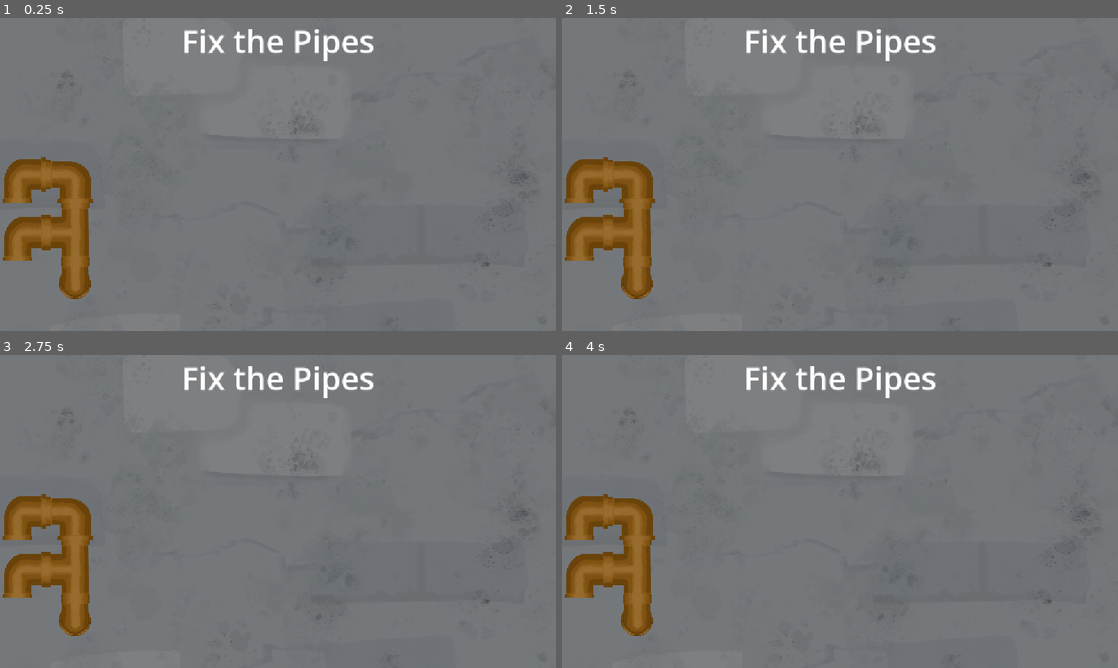
Above: before the commit, frames 1-4 (two rows, left to right).
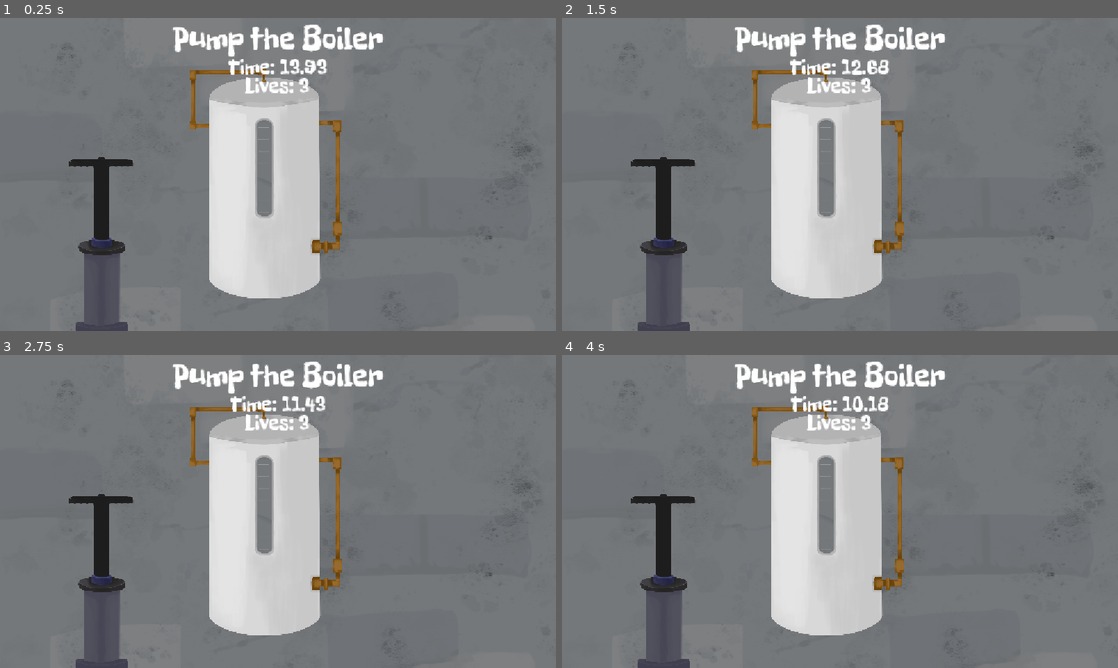
Above: after the commit, the same moments.

Repository: bldng1337/splash
Game: Godot game, scene res://main.tscn
The game is run twice, just before and just after one commit, with the same random seed, the same clock (stepped at 60 frames per second) and the same inputs. Video files are missing from this copy of the repository; at most half a second of black plays in their place.
Inputs (mouse positions are in pixels of both pictures, inside the frame that each line leads up to):
- Up to frame 1 (0.25 s): no input
- Up to frame 2 (1.5 s): move the mouse to (962, 158) at 0.52 s; click (962, 158) at 0.67 s; move the mouse to (728, 190) at 1.27 s; click (728, 190) at 1.42 s
- Up to frame 3 (2.75 s): move the mouse to (333, 442) at 2.02 s; click (333, 442) at 2.17 s
- Up to frame 4 (4 s): move the mouse to (812, 574) at 2.77 s; click (812, 574) at 2.92 s; move the mouse to (1006, 558) at 3.52 s; click (1006, 558) at 3.67 s

The runs differ from the first frame. In frame 1, 23% of the frame differs, in the area x 0-96%, y 2-100%; in frame 2, 23%; in frame 3, 23%; in frame 4, 23%.

Commit message:
Implemented new game and added difficulty.

Diff:
--- /dev/null
+++ b/content/W1/L1/background.gdshader
@@ -0,0 +1,39 @@
+shader_type canvas_item;
+
+// Background shader that supports tiling (repeating) and offsetting the texture.
+// Usage:
+// - Set `tiling` to repeat the texture in X/Y (e.g. vec2(2.0, 2.0) doubles the tiles).
+// - Set `offset` to shift the repeated texture (values are in UV space).
+// - If your texture import wrap mode is not "Repeat", enable `use_fract` to force repetition in the shader.
+//
+// Note: It's usually best to enable "Repeat" on the texture import for better filtering,
+// but `use_fract` provides a fallback.
+
+uniform float tiling = 1.0;
+uniform vec2 offset = vec2(0.0, 0.0);
+
+// Center around which tiling scales (0..1). Default is (0.5, 0.5) -> center of UVs.
+uniform vec2 center = vec2(0.5, 0.5);
+
+// If true, the shader wraps UVs using fract(), which forces repetition even if the texture
+// import wrap mode isn't set to REPEAT. If your texture uses REPEAT, set this false.
+uniform bool use_fract = true;
+
+void vertex() {
+	// No per-vertex modification needed for this simple tiling shader,
+	// but the function must exist if you want to extend it later.
+}
+
+void fragment() {
+	// Compute UVs with tiling around the chosen center and apply offset.
+	vec2 uv = (UV - center) * vec2(tiling,tiling) + center + offset;
+
+	// Optionally force repeat by taking the fractional part of the UVs.
+	if (use_fract) {
+		uv = fract(uv);
+	}
+
+	// Sample the texture and multiply by the canvas item color (modulate).
+	vec4 tex = texture(TEXTURE, uv);
+	COLOR = tex;
+}
--- a/content/W1/L1/main.tscn
+++ b/content/W1/L1/main.tscn
@@ -1,9 +1,11 @@
-[gd_scene load_steps=4 format=3 uid="uid://barlqjvmtnq36"]
+[gd_scene load_steps=5 format=3 uid="uid://barlqjvmtnq36"]
 
 [ext_resource type="Script" uid="uid://db41wcs2dlcr8" path="res://content/W1/L1/scripts/gamecontroller.gd" id="1_gamecontroller"]
 [ext_resource type="Texture2D" uid="uid://b7h8528pced0" path="res://assets/W1L1/pipe_background.png" id="3_4o8gt"]
+[ext_resource type="FontFile" uid="uid://cegmqqby57le4" path="res://assets/FreckleFace-Regular.ttf" id="3_tkkod"]
 
 [sub_resource type="LabelSettings" id="LabelSettings_6j340"]
+font = ExtResource("3_tkkod")
 font_size = 66
 
 [node name="Main" type="Node2D"]
@@ -22,7 +24,7 @@
 offset_left = 2.0
 offset_top = 2.0
 offset_right = 1150.0
-offset_bottom = 93.0
+offset_bottom = 84.0
 text = "Fix the Pipes"
 label_settings = SubResource("LabelSettings_6j340")
 horizontal_alignment = 1
--- a/content/W1/L1/scripts/gamecontroller.gd
+++ b/content/W1/L1/scripts/gamecontroller.gd
@@ -43,17 +43,17 @@
 		for j in range(grid_size.y):
 			cells[i].append(false)
 
-	var pos_stack: Array[Vector2i] = [Vector2i(0, grid_size.y / 2)]#randi() %
+	var pos_stack: Array[Vector2i] = [Vector2i(grid_size.x/2, grid_size.y / 2)]#randi() %
 	var dir_stack: Array[Vector2i] = [Vector2i(1, 0)]
 
-	var steps=0
-	while pos_stack.size() > 0:
-		steps+=1
-		if steps>20:
+
+	for steps in range(manager.get_difficulty()*15+5):
+		if pos_stack.size() < 0:
 			break
 		var cell = pos_stack.pop_back()
 		var dir = dir_stack.pop_back()
-
+		if cell == null:
+			break
 		# Check bounds
 		if cell.x < 0 or cell.x >= grid_size.x or cell.y < 0 or cell.y >= grid_size.y:
 			continue
@@ -90,7 +90,9 @@
 		# Chance to branch
 		if randf() < branch_chance:
 			var second = random_dir()
-			while second == first:
+			for _i in range(100):
+				if second != first:
+					break
 				second = random_dir()
 			pos_stack.append(cell + second)
 			dir_stack.append(second)
@@ -116,7 +118,9 @@
 
 		# Randomize rotation with a chance
 		if randf() < correct_rotation_chance:
-			while rotation in correct_rotation:
+			for _i in range(100):
+				if rotation not in correct_rotation:
+					break
 				rotation = randi() % 4
 
 		var pipe_sprite = Sprite2D.new()
@@ -132,11 +136,17 @@
 		pipe_sprites.append(pipe_sprite)
 
 	var wrong_pipe_idx= randi()%pipes.size()
-	while pipe_types[wrong_pipe_idx]=="cross":
+	for _i in range(100):
+		if pipe_types[wrong_pipe_idx]!="cross":
+			break
 		wrong_pipe_idx= randi()%pipes.size()
+
 	# Ensure at least one pipe is incorrect
-	while pipe_rotations[wrong_pipe_idx] in correct_pipe_rotations[wrong_pipe_idx]:
+	for _i in range(100):
+		if pipe_rotations[wrong_pipe_idx] not in correct_pipe_rotations[wrong_pipe_idx]:
+			break
 		pipe_rotations[wrong_pipe_idx] = (pipe_rotations[wrong_pipe_idx] + 1) % 4
+		pipe_sprites[wrong_pipe_idx].rotation_degrees = pipe_rotations[wrong_pipe_idx] * 90
 
 
 func choose_pipe_type(needed_dirs: Array[Vector2i]) -> String:
@@ -150,7 +160,6 @@
 			return "straight"
 		else:
 			return "corner"
-
 	if needed_dirs.size() == 3:
 		return "triple"
 
--- /dev/null
+++ b/content/W1/L2/game.gd
@@ -0,0 +1,123 @@
+extends Node2D
+
+const dirty_textures= [
+	preload("res://assets/W1L2/glass1_dirty.png"),
+	preload("res://assets/W1L2/glass2_dirty.png"),
+	preload("res://assets/W1L2/glass3_dirty.png"),
+	preload("res://assets/W1L2/glass4_dirty.png"),
+]
+
+const clean_textures= [
+	preload("res://assets/W1L2/glass1_clean.png"),
+	preload("res://assets/W1L2/glass2_clean.png"),
+	preload("res://assets/W1L2/glass3_clean.png"),
+	preload("res://assets/W1L2/glass4_clean.png"),
+]
+
+@export var click_label: Label
+const hider_texture: Texture2D = preload("res://assets/temp.png")
+
+var num_glasses:int=5
+var glasses:Array= []
+const glass_height: int = 1200
+
+class Glass:
+	var node: Sprite2D
+	var hider: Node2D#The thing that hides the glass
+	var hidden: bool = false
+	var is_clean: bool = false
+	var want_pos: Vector2
+
+	func init():
+		node = Sprite2D.new()
+		node.scale = Vector2(0.1, 0.1)
+		is_clean = randi() % 2 == 0
+		if is_clean:
+			node.texture = clean_textures[randi() % clean_textures.size()]
+		else:
+			node.texture = dirty_textures[randi() % dirty_textures.size()]
+		hider = Sprite2D.new()
+		hider.texture = hider_texture
+		hider.position = Vector2(0, -glass_height)
+		hider.scale = Vector2(2, 6)
+		node.add_child(hider)
+		want_pos = node.position
+
+	func hide() -> void:
+		hidden = true
+
+	func reveal() -> void:
+		hidden = false
+
+	func update(delta:float) -> void:
+		hider.position.y = lerp(hider.position.y, float(0 if hidden else -glass_height), delta*5)
+		node.position = lerp(node.position, want_pos, delta*3)
+
+var start=false
+var is_ready=false
+
+func _ready() -> void:
+	num_glasses=3+int(manager.get_difficulty()*2)
+	spawn_glasses()
+
+func spawn_glasses() -> void:
+	var center = get_viewport().get_visible_rect().size/2
+	center.y += 50
+	for i in range(num_glasses):
+		var glass = Glass.new()
+		glass.init()
+		if glass.is_clean:
+			manager.register_objective()
+		var spacing = 100
+		var total_width = (num_glasses - 1) * spacing
+		var x = center.x - total_width / 2.0 + i * spacing
+		var y = center.y
+		glass.node.position = Vector2(x, y)
+		glass.want_pos= glass.node.position
+		add_child(glass.node)
+		glasses.append(glass)
+
+func _input(event: InputEvent) -> void:
+	if event is InputEventMouseButton and event.pressed:
+		if not start:
+			start=true
+			click_label.hide()
+			swap()
+		if is_ready:
+			var mouse_pos = get_global_mouse_position()
+			for glass in glasses:
+				if glass.node.global_position.distance_to(mouse_pos) < 50:
+					glass.reveal()
+					if glass.is_clean:
+						await get_tree().create_timer(0.5).timeout
+						manager.finish_objective()
+					else:
+						await get_tree().create_timer(1).timeout
+						manager.fail()
+
+func _process(delta: float) -> void:
+	for glass in glasses:
+		glass.update(delta)
+
+
+func swap():
+	var duration=manager.get_game_duration()
+	var swap_time=duration*0.65
+	var swaps=int(manager.get_difficulty()*2+1)
+	var interval=swap_time/(swaps+1)
+	for glass in glasses:
+		glass.hide()
+	for i in range(swaps):
+		await get_tree().create_timer(interval).timeout
+		var a=int(randi()%num_glasses)
+		var b=int(randi()%num_glasses)
+		for _i in range(100):
+			if a!=b:
+				break
+			b=int(randi()%num_glasses)
+		var temp=glasses[a].want_pos
+		glasses[a].want_pos=glasses[b].want_pos
+		glasses[b].want_pos=temp
+	is_ready=true
+	click_label.text="Click the CLEAN glasses!"
+	click_label.show()
--- /dev/null
+++ b/content/W1/L2/main.tscn
@@ -0,0 +1,30 @@
+[gd_scene load_steps=4 format=3 uid="uid://beu7isw2h55un"]
+
+[ext_resource type="Script" uid="uid://vp7rpyqljlxr" path="res://content/W1/L2/game.gd" id="1_2pymu"]
+[ext_resource type="FontFile" uid="uid://cegmqqby57le4" path="res://assets/FreckleFace-Regular.ttf" id="1_uhy1x"]
+
+[sub_resource type="LabelSettings" id="LabelSettings_2pymu"]
+font = ExtResource("1_uhy1x")
+font_size = 66
+
+[node name="Main" type="Node2D" node_paths=PackedStringArray("click_label")]
+script = ExtResource("1_2pymu")
+click_label = NodePath("Label2")
+
+[node name="Label" type="Label" parent="."]
+offset_left = 2.0
+offset_top = 2.0
+offset_right = 1150.0
+offset_bottom = 84.0
+text = "Find the clean Water"
+label_settings = SubResource("LabelSettings_2pymu")
+horizontal_alignment = 1
+
+[node name="Label2" type="Label" parent="."]
+offset_left = 2.0
+offset_top = 519.0
+offset_right = 1150.0
+offset_bottom = 601.0
+text = "Click to start"
+label_settings = SubResource("LabelSettings_2pymu")
+horizontal_alignment = 1
--- a/content/W1/tapoff/main.tscn
+++ /dev/null
@@ -1,13 +0,0 @@
-[gd_scene load_steps=3 format=3 uid="uid://bs3wkospr02"]
-
-[ext_resource type="Script" uid="uid://b65x2v6ku7v3u" path="res://content/W1/tapoff/spawner.gd" id="1_apx26"]
-[ext_resource type="PackedScene" uid="uid://dvll3dokxnegg" path="res://content/W1/tapoff/sinks/Sink1.tscn" id="2_7tpxr"]
-
-[node name="Main" type="Node2D"]
-
-[node name="Node2D" type="Node2D" parent="."]
-position = Vector2(570, 338)
-script = ExtResource("1_apx26")
-entity = ExtResource("2_7tpxr")
-amount = 4
-range = 200.0
--- a/content/W1/tapoff/sinks/Sink1.tscn
+++ /dev/null
@@ -1,24 +0,0 @@
-[gd_scene load_steps=3 format=3 uid="uid://dvll3dokxnegg"]
-
-[ext_resource type="Script" uid="uid://d4l4srmikv2s6" path="res://content/W1/tapoff/tapme.gd" id="1_7xuc6"]
-
-[sub_resource type="PlaceholderTexture2D" id="PlaceholderTexture2D_0hojn"]
-size = Vector2(40, 40)
-
-[node name="Sink1" type="Node2D" node_paths=PackedStringArray("button")]
-scale = Vector2(1.6, 1.6)
-script = ExtResource("1_7xuc6")
-button = NodePath("Button")
-
-[node name="Sprite2D" type="Sprite2D" parent="."]
-texture_filter = 1
-texture_repeat = 2
-position = Vector2(20, 20)
-texture = SubResource("PlaceholderTexture2D_0hojn")
-offset = Vector2(0.1, 0)
-
-[node name="Button" type="Button" parent="."]
-modulate = Color(1, 1, 1, 0)
-offset_right = 40.39
-offset_bottom = 39.945
-metadata/_edit_use_anchors_ = true
--- a/content/W1/tapoff/spawner.gd
+++ /dev/null
@@ -1,12 +0,0 @@
-extends Node2D
-
-@export var entity: PackedScene
-@export var amount: int = 1
-@export var range: float = 100
-
-
-func _ready():
-	for i in range(amount):
-		var e = entity.instantiate()
-		e.position = Vector2(randf_range(-range, range), randf_range(-range, range))
-		add_child(e)
--- a/content/W1/tapoff/tapme.gd
+++ /dev/null
@@ -1,12 +0,0 @@
-extends Node2D
-
-@export var button:Button
-
-func _ready() -> void:
-	manager.register_objective()
-	button.connect("pressed", tap)
-
-
-func tap():
-	manager.finish_objective()
-	queue_free()
--- a/content/W2/L2/main.tscn
+++ b/content/W2/L2/main.tscn
@@ -6,6 +6,7 @@
 [ext_resource type="PackedScene" uid="uid://cvp8eelgc26ia" path="res://content/W2/L2/prefabs/drop.tscn" id="4_8tkju"]
 [ext_resource type="Script" uid="uid://c3jt1q5g8oh6p" path="res://content/W2/L2/scripts/kill.gd" id="5_do7f5"]
 [ext_resource type="VideoStream" uid="uid://qd17vfaml5v3" path="res://assets/W2L2/output.ogv" id="6_5vyv2"]
+[ext_resource type="FontFile" uid="uid://cegmqqby57le4" path="res://assets/FreckleFace-Regular.ttf" id="7_hwnfg"]
 
 [sub_resource type="RectangleShape2D" id="RectangleShape2D_5ak0m"]
 size = Vector2(130, 130)
@@ -16,6 +17,7 @@
 [sub_resource type="WorldBoundaryShape2D" id="WorldBoundaryShape2D_5vyv2"]
 
 [sub_resource type="LabelSettings" id="LabelSettings_do7f5"]
+font = ExtResource("7_hwnfg")
 font_size = 66
 
 [node name="Main" type="Node2D"]
@@ -38,7 +40,7 @@
 loop = true
 
 [node name="Bucket" parent="." node_paths=PackedStringArray("collection") instance=ExtResource("2_5ak0m")]
-position = Vector2(840, 567)
+position = Vector2(645, 567)
 shape = SubResource("RectangleShape2D_5ak0m")
 collection = NodePath("../collection")
 
@@ -48,7 +50,6 @@
 shape = SubResource("RectangleShape2D_qhgh2")
 spawn = ExtResource("4_8tkju")
 spawn_amount = 4
-delay = 1.2
 
 [node name="killzone" type="Node2D" parent="." node_paths=PackedStringArray("collection")]
 position = Vector2(564, 737)
--- a/content/W2/L2/scripts/drop.gd
+++ b/content/W2/L2/scripts/drop.gd
@@ -15,5 +15,5 @@
 
 
 func _process(delta: float) -> void:
-	speed+=delta*600
+	speed+=(delta*600)*(manager.get_difficulty()+0.5)
 	global_position+=Vector2(0,speed*delta)
--- a/content/W2/L2/scripts/spawner.gd
+++ b/content/W2/L2/scripts/spawner.gd
@@ -18,20 +18,21 @@
 
 @export var spawn:PackedScene
 @export var spawn_amount:int = 1
-@export var delay:float = 0.0
-
+var delay=0.0
 var spawn_timer:float = 0.0
 var numspawned:int =0
+var _spawn_amount:float=0.0
 
 func _ready() -> void:
 	if Engine.is_editor_hint():
 		return
-	print("Spawning %s" % spawn_amount)
-	for i in range(spawn_amount):
+	_spawn_amount=spawn_amount*(manager.get_difficulty()+0.5)
+	delay=(manager.get_game_duration()-2)/_spawn_amount
+	for i in range(_spawn_amount):
 		manager.register_objective()
 
 func _process(delta:float) -> void:
-	if numspawned>=spawn_amount:
+	if numspawned>=_spawn_amount:
 		return
 	spawn_timer += delta
 	if spawn_timer < delay:
--- a/content/W2/river/main.tscn
+++ b/content/W2/river/main.tscn
@@ -7,6 +7,7 @@
 [ext_resource type="VideoStream" uid="uid://cdn6x016xddbx" path="res://assets/W2LVL1/output.ogv" id="4_m1ywy"]
 [ext_resource type="Script" uid="uid://bdqhaxdwqeonn" path="res://content/W2/river/picker.gd" id="5_0v4l1"]
 [ext_resource type="PackedScene" uid="uid://c48155l6qstq6" path="res://content/W2/river/trash_effect.tscn" id="7_s3yqy"]
+[ext_resource type="FontFile" uid="uid://cegmqqby57le4" path="res://assets/FreckleFace-Regular.ttf" id="8_h8j73"]
 
 [sub_resource type="Curve2D" id="Curve2D_k0oon"]
 bake_interval = 512.0
@@ -16,6 +17,7 @@
 point_count = 5
 
 [sub_resource type="LabelSettings" id="LabelSettings_0v4l1"]
+font = ExtResource("8_h8j73")
 font_size = 66
 
 [node name="Main" type="Node2D"]
--- a/content/W2/river/spawner.gd
+++ b/content/W2/river/spawner.gd
@@ -8,11 +8,11 @@
 
 var _timer: float = 0.0
 var _spawned: int = 0
-
+var _spawn_amount: int = 0
 func _ready():
 	# amount=floor(amount+randf_range(0,1))
-	print("Spawning %s" % amount)
-	for i in range(amount):
+	_spawn_amount=int(amount*(manager.get_difficulty()+0.5))
+	for i in range(_spawn_amount):
 		manager.register_objective()
 
 func _process(delta):
@@ -20,7 +20,7 @@
 	if _timer > delay:
 		_timer = 0.0
 		_spawned += 1
-		if _spawned <= amount:
+		if _spawned <= _spawn_amount:
 			var e: Node2D = entity.instantiate()
 			e.position = Vector2(randf_range(-spawn_range, spawn_range), randf_range(-spawn_range, spawn_range))
 			e.path=path
--- a/content/W2/river/trash.gd
+++ b/content/W2/river/trash.gd
@@ -17,6 +17,7 @@
 	_offset = path.curve.get_closest_offset(local_pos)
 	_relpos = path.curve.get_closest_point(local_pos)-local_pos
 	_len=path.curve.get_baked_length()
+	speed=speed*(0.5+manager.get_difficulty())
 
 func getpos() -> Vector2:
 	var newpos=path.curve.sample_baked(_offset,true)+_relpos
--- a/content/W3/L1/main.tscn
+++ b/content/W3/L1/main.tscn
@@ -1,15 +1,23 @@
-[gd_scene load_steps=7 format=3 uid="uid://dofhe7nscuyta"]
+[gd_scene load_steps=9 format=3 uid="uid://dofhe7nscuyta"]
 
+[ext_resource type="Texture2D" uid="uid://b7h8528pced0" path="res://assets/W1L1/pipe_background.png" id="1_crvym"]
 [ext_resource type="Texture2D" uid="uid://btftk07x85g51" path="res://assets/W3L1/Boiler.png" id="1_upop5"]
 [ext_resource type="Texture2D" uid="uid://bibkcn8gdexq" path="res://assets/W3L1/pumpTop.png" id="2_w23e7"]
 [ext_resource type="Texture2D" uid="uid://ciu5xhfbuo2om" path="res://assets/W3L1/pump_bottom.png" id="3_1b7xb"]
 [ext_resource type="Script" uid="uid://j08mep43l6j0" path="res://content/W3/L1/pump_head.gd" id="3_w23e7"]
 [ext_resource type="Script" uid="uid://bjemd1ljy5ngh" path="res://content/W3/L1/pump.gd" id="4_crvym"]
+[ext_resource type="FontFile" uid="uid://cegmqqby57le4" path="res://assets/FreckleFace-Regular.ttf" id="6_1b7xb"]
 
 [sub_resource type="LabelSettings" id="LabelSettings_w23e7"]
+font = ExtResource("6_1b7xb")
 font_size = 66
 
 [node name="Main" type="Node2D"]
+
+[node name="PipeBackground" type="Sprite2D" parent="."]
+position = Vector2(574.1173, 351.74054)
+scale = Vector2(1.1331803, 1.1331803)
+texture = ExtResource("1_crvym")
 
 [node name="Polygon2D" type="Polygon2D" parent="."]
 position = Vector2(600, 399.1793)
--- a/content/W3/L1/pump.gd
+++ b/content/W3/L1/pump.gd
@@ -23,11 +23,11 @@
 	var pump_delta=pump_level-last_pump_pos
 	last_pump_pos=pump_level
 	pump_delta=max(pump_delta,0.0)
-	curr_level+=pump_delta*0.1
+	curr_level+=pump_delta*0.1*(manager.get_difficulty()*0.2+0.9)
 	if curr_level>1.0:
 		curr_level=1.0
 		manager.finish_objective()
-	curr_level-=delta*0.01+(curr_level*curr_level)*0.002
+	curr_level-=(delta*0.01+(curr_level*curr_level)*0.002)*(manager.get_difficulty()*0.4+0.8)
 	if(curr_level<0):
 		curr_level=0.0
 	level.scale.y=curr_level*2.5
--- a/content/W3/L1/pump_head.gd
+++ b/content/W3/L1/pump_head.gd
@@ -8,7 +8,7 @@
 func _input(event: InputEvent) -> void:
 	if event is InputEventMouseButton:
 		if event.is_pressed():
-			if global_position.distance_to(event.global_position)<60:
+			if global_position.distance_to(event.global_position)<90:
 				hold=true
 		else:
 			hold=false
--- a/fire_dead/fire_dead.tscn
+++ /dev/null
@@ -1,5 +0,0 @@
-[gd_scene format=3 uid="uid://cdkjp1g6yykdm"]
-
-[node name="FireDead" type="Node2D"]
-
-[node name="Tree" type="Node2D" parent="."]
--- a/general/GameManager.gd
+++ b/general/GameManager.gd
@@ -6,41 +6,96 @@
 	preload("res://content/W2/river/main.tscn"),
 	preload("res://content/W1/L1/main.tscn"),
 	preload("res://content/W3/L1/main.tscn"),
+	preload("res://content/W1/L2/main.tscn"),
 ]
 
+var game_over_screen: PackedScene = preload("res://general/screens/game_over.tscn")
+
+var global_time=0
+var score=0
 var current_game: Node
 var current_game_index: int = 0
+var current_screen: Node
 
 var objectives: int = 0
 var lives: int = 3
+var num_games=0
+
+var base_time: float = 15.0
+var game_start_time: float = 0.0
+
+var running=true
+
+
+func reset_game() -> void:
+	current_screen.queue_free()
+	current_screen=null
+	lives = 3
+	num_games = 0
+	score = 0
+	running=true
+	global_time=int(Time.get_ticks_msec()/1000.0)
+	next_game()
+
+func get_game_time() -> float:
+	return (Time.get_ticks_msec()/1000.0 - game_start_time)
+
+func get_game_duration() -> float:
+	var diff=get_difficulty()
+	return base_time*(1-diff*0.6)
+
+func get_remaining_time() -> float:
+	var total_time=get_game_duration()
+	var used_time=get_game_time()
+	return max(total_time-used_time,0.0)
+
+func get_difficulty() -> float:# 0 easy - 1 hard
+	return 1-(1.0/(1.0+(num_games*num_games)*0.1))
 
 func fail() -> void:
+	if not running:
+		return
 	lives -= 1
 	print("Fail %s" % lives)
 	next_game()
 
 func register_objective() -> void:
+	if not running:
+		return
 	objectives += 1
 
 func finish_objective() -> void:
-	print("Objective %s finished" % objectives)
+	if not running:
+		return
 	objectives -= 1
 	if objectives == 0:
 		next_game()
 
 func next_game() -> void:
-	print("Next game %s" % randi())
+	score+=1
+	if lives <= 0:
+		var game_over = game_over_screen.instantiate()
+		add_child(game_over)
+		current_screen=game_over
+		if current_game!=null:
+			current_game.queue_free()
+		running=false
+		return
+	num_games+=1
+	print("Current Game number: %d" % num_games)
+	print("Difficulty: %.2f" % get_difficulty())
+	objectives = 0
 	var last_game_index=current_game_index
-	var steps=0
-	while current_game_index==last_game_index and steps<10:
-		steps+=1
+	for _i in range(100):
+		if current_game_index != last_game_index:
+			break
 		current_game_index = randi() % games.size()
 	if current_game!=null:
 		current_game.queue_free()
 	objectives=0
+	game_start_time=Time.get_ticks_msec()/1000.0
 	current_game = games[current_game_index].instantiate()
 	add_child(current_game)
-	# get_tree().change_scene_to_packed(games[current_game_index])
 
 func _ready() -> void:
 	next_game()
--- /dev/null
+++ b/general/GameTimer.gd
@@ -0,0 +1,7 @@
+extends Label
+
+func _process(delta: float) -> void:
+	var remaining_time=manager.get_remaining_time()
+	text="Time: %.2f" % remaining_time
+	if remaining_time<=0.0:
+		manager.fail()
--- /dev/null
+++ b/general/LifeDisplay.gd
@@ -0,0 +1,4 @@
+extends Label
+
+func _process(_delta: float) -> void:
+	text="Lives: %d" % manager.lives
--- /dev/null
+++ b/general/screens/game_over.gd
@@ -0,0 +1,10 @@
+extends Node
+
+@export var score_label: Label
+@export var time_label: Label
+
+
+func _ready() -> void:
+	score_label.text = "%d" % manager.score
+	var total_time = (Time.get_ticks_msec()/1000.0) - manager.global_time
+	time_label.text = "%.2f" % total_time
--- /dev/null
+++ b/general/screens/game_over.tscn
@@ -0,0 +1,59 @@
+[gd_scene load_steps=6 format=3 uid="uid://bnb5txvup5e64"]
+
+[ext_resource type="Script" uid="uid://d3wkpdcfmgdga" path="res://general/screens/game_over.gd" id="1_ew55e"]
+[ext_resource type="Texture2D" uid="uid://taht17kxk0rr" path="res://assets/Game over screen background.png" id="1_w3eeq"]
+[ext_resource type="Texture2D" uid="uid://b7h8528pced0" path="res://assets/W1L1/pipe_background.png" id="2_qk0x0"]
+[ext_resource type="FontFile" uid="uid://c3u6a3fnigfgr" path="res://assets/Poppins-Bold.ttf" id="2_w3eeq"]
+
+[sub_resource type="LabelSettings" id="LabelSettings_qk0x0"]
+line_spacing = 0.0
+font = ExtResource("2_w3eeq")
+font_size = 34
+outline_size = 2
+outline_color = Color(0, 0, 0, 1)
+shadow_size = 0
+stacked_outline_count = 3
+stacked_outline_0/size = 1
+stacked_outline_1/size = 1
+stacked_outline_2/size = 1
+
+[node name="GameOver" type="Node2D" node_paths=PackedStringArray("score_label", "time_label")]
+script = ExtResource("1_ew55e")
+score_label = NodePath("score_label")
+time_label = NodePath("time_label")
+
+[node name="PipeBackground" type="Sprite2D" parent="."]
+z_index = 10
+position = Vector2(574.1173, 351.74054)
+scale = Vector2(1.1331803, 1.1331803)
+texture = ExtResource("2_qk0x0")
+
+[node name="GameOverScreenBackground" type="Sprite2D" parent="."]
+z_index = 10
+position = Vector2(548, 255)
+scale = Vector2(0.5, 0.5)
+texture = ExtResource("1_w3eeq")
+
+[node name="time_label" type="Label" parent="."]
+z_index = 10
+texture_filter = 4
+offset_left = 624.25165
+offset_top = 270.9161
+offset_right = 728.25165
+offset_bottom = 350.9161
+scale = Vector2(0.5, 0.5)
+text = "134"
+label_settings = SubResource("LabelSettings_qk0x0")
+vertical_alignment = 1
+
+[node name="score_label" type="Label" parent="."]
+z_index = 10
+texture_filter = 4
+offset_left = 490.84256
+offset_top = 271.44296
+offset_right = 598.8425
+offset_bottom = 351.44296
+scale = Vector2(0.5, 0.5)
+text = "128"
+label_settings = SubResource("LabelSettings_qk0x0")
+vertical_alignment = 1
--- a/main.tscn
+++ b/main.tscn
@@ -1,3 +1,31 @@
-[gd_scene format=3 uid="uid://cbialo1q0ae7i"]
+[gd_scene load_steps=5 format=3 uid="uid://cbialo1q0ae7i"]
+
+[ext_resource type="FontFile" uid="uid://cegmqqby57le4" path="res://assets/FreckleFace-Regular.ttf" id="1_ig7tw"]
+[ext_resource type="Script" uid="uid://cn8orv7efqmo1" path="res://general/GameTimer.gd" id="2_0xm2m"]
+[ext_resource type="Script" uid="uid://x6gw66kb6443" path="res://general/LifeDisplay.gd" id="3_h2yge"]
+
+[sub_resource type="LabelSettings" id="LabelSettings_0xm2m"]
+font = ExtResource("1_ig7tw")
+font_size = 44
 
 [node name="Main" type="Node2D"]
+
+[node name="Label" type="Label" parent="."]
+offset_left = -1.0
+offset_top = 74.0
+offset_right = 1152.0
+offset_bottom = 107.0
+text = "12"
+label_settings = SubResource("LabelSettings_0xm2m")
+horizontal_alignment = 1
+script = ExtResource("2_0xm2m")
+
+[node name="Label2" type="Label" parent="."]
+offset_left = -2.0
+offset_top = 113.0
+offset_right = 1151.0
+offset_bottom = 168.0
+text = "12"
+label_settings = SubResource("LabelSettings_0xm2m")
+horizontal_alignment = 1
+script = ExtResource("3_h2yge")
Not shown, added: assets/FreckleFace-Regular.ttf.import
Not shown, added: assets/Game over screen background.png.import
Not shown, added: assets/Poppins-Bold.ttf.import
Not shown, added: assets/Poppins-Medium.ttf.import
Not shown, added: assets/W1L2/glass1_clean.png.import
Not shown, added: assets/W1L2/glass1_dirty.png.import
Not shown, added: assets/W1L2/glass2_clean.png.import
Not shown, added: assets/W1L2/glass2_dirty.png.import
Not shown, added: assets/W1L2/glass3_clean.png.import
Not shown, added: assets/W1L2/glass3_dirty.png.import
Not shown, added: assets/W1L2/glass4_clean.png.import
Not shown, added: assets/W1L2/glass4_dirty.png.import
(and 12 more such lines)
